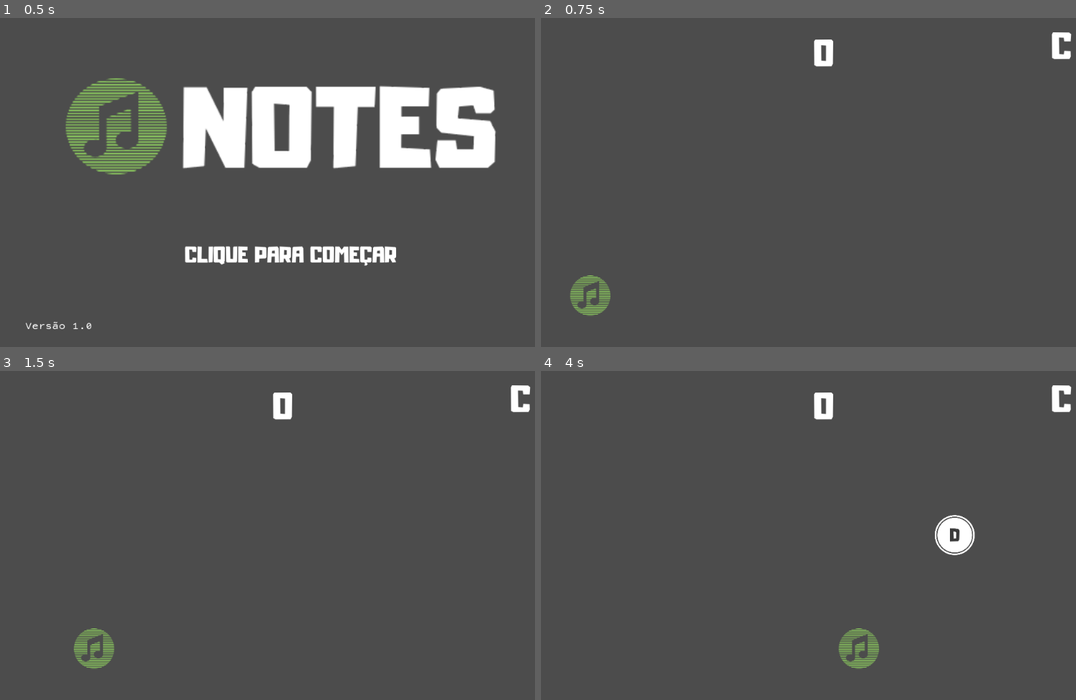
Above: before the commit, frames 1-4 (two rows, left to right).
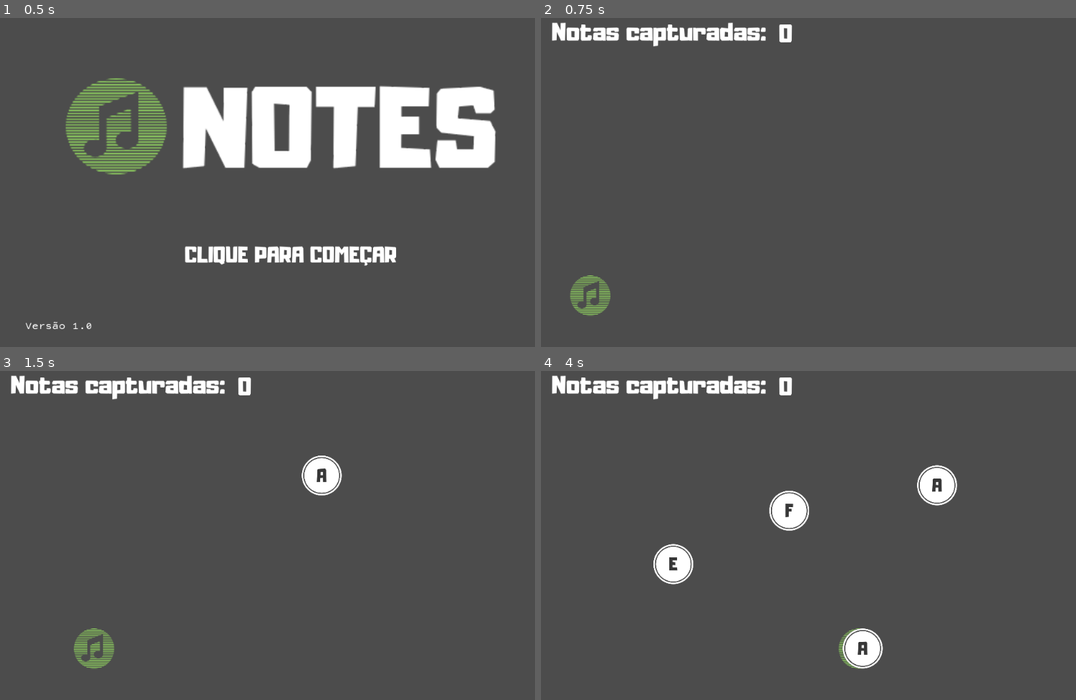
Above: after the commit, the same moments.

Repository: pedrohenriquebrandao/Notes
Game: Godot game, scene res://TitleScreen.tscn
Two runs of this game, one before a commit and one after it. Both use one fixed random seed, a clock stepped at 60 frames per second and the inputs below.
Inputs:
- Up to frame 1 (0.5 s): no input
- Up to frame 2 (0.75 s): click "CLIQUE PARA COMEÇAR" at 0.5 s
- Up to frame 3 (1.5 s): tap Enter at 1.25 s; hold Right (ui_right) from 1.28 s (still down)
- Up to frame 4 (4 s): release Right (ui_right) at 2.03 s; hold Left (ui_left) 2.03-2.78 s; hold Right (ui_right) from 2.78 s (still down)

Frame 1 is identical in both runs. In frame 2, 2.0% of the frame differs, in the area x 2-100%, y 1-15%; in frame 3, 2.7%; in frame 4, 5.3%, in the area x 2-100%, y 1-91%.

Commit message:
Update HUD

Diff:
--- a/HUD.tscn
+++ b/HUD.tscn
@@ -1,11 +1,11 @@
-[gd_scene load_steps=5 format=2]
+[gd_scene load_steps=6 format=2]
 
 [ext_resource path="res://HUD.gd" type="Script" id=1]
 [ext_resource path="res://fonts/adumu.ttf" type="DynamicFontData" id=2]
 
 [sub_resource type="DynamicFont" id=1]
 
-size = 60
+size = 40
 use_mipmaps = false
 use_filter = false
 font_data = ExtResource( 2 )
@@ -16,6 +16,14 @@
 size = 60
 use_mipmaps = true
 use_filter = true
+font_data = ExtResource( 2 )
+_sections_unfolded = [ "Font", "Settings" ]
+
+[sub_resource type="DynamicFont" id=3]
+
+size = 40
+use_mipmaps = false
+use_filter = false
 font_data = ExtResource( 2 )
 _sections_unfolded = [ "Font", "Settings" ]
 
@@ -34,10 +42,10 @@
 anchor_top = 0.0
 anchor_right = 0.0
 anchor_bottom = 0.0
-margin_left = 300.0
-margin_top = 30.0
-margin_right = 710.0
-margin_bottom = 130.0
+margin_left = 373.0
+margin_top = -7.0
+margin_right = 502.0
+margin_bottom = 93.0
 rect_pivot_offset = Vector2( 0, 0 )
 rect_clip_content = false
 mouse_filter = 2
@@ -59,10 +67,10 @@
 anchor_top = 0.0
 anchor_right = 0.0
 anchor_bottom = 0.0
-margin_left = 912.0
-margin_top = 37.0
-margin_right = 959.0
-margin_bottom = 125.0
+margin_left = 910.0
+margin_top = -2.0
+margin_right = 957.0
+margin_bottom = 86.0
 rect_pivot_offset = Vector2( 0, 0 )
 rect_clip_content = false
 mouse_filter = 2
@@ -70,8 +78,32 @@
 size_flags_horizontal = 1
 size_flags_vertical = 4
 custom_fonts/font = SubResource( 2 )
-text = "C"
 percent_visible = 1.0
 lines_skipped = 0
 max_lines_visible = -1
 _sections_unfolded = [ "custom_fonts" ]
+
+[node name="Notes" type="Label" parent="." index="2"]
+
+anchor_left = 0.0
+anchor_top = 0.0
+anchor_right = 0.0
+anchor_bottom = 0.0
+margin_left = 9.0
+margin_top = 4.0
+margin_right = 424.0
+margin_bottom = 77.0
+rect_pivot_offset = Vector2( 0, 0 )
+rect_clip_content = false
+mouse_filter = 2
+mouse_default_cursor_shape = 0
+size_flags_horizontal = 1
+size_flags_vertical = 4
+custom_fonts/font = SubResource( 3 )
+text = "Notas capturadas: "
+align = 1
+valign = 1
+percent_visible = 1.0
+lines_skipped = 0
+max_lines_visible = -1
+_sections_unfolded = [ "custom_fonts" ]
--- a/Main.tscn
+++ b/Main.tscn
@@ -1,10 +1,11 @@
-[gd_scene load_steps=8 format=2]
+[gd_scene load_steps=9 format=2]
 
 [ext_resource path="res://Main.gd" type="Script" id=1]
 [ext_resource path="res://Player.tscn" type="PackedScene" id=2]
 [ext_resource path="res://HUD.tscn" type="PackedScene" id=3]
 [ext_resource path="res://Position2D.gd" type="Script" id=4]
 [ext_resource path="res://Note.tscn" type="PackedScene" id=5]
+[ext_resource path="res://audio.ogg" type="AudioStream" id=6]
 
 [sub_resource type="Animation" id=1]
 
@@ -32,7 +33,7 @@
 loop = false
 step = 0.1
 
-[node name="Main" type="Node" index="0" groups=[
+[node name="Main" type="Node" groups=[
 "main",
 ]]
 
@@ -60,7 +61,7 @@
 [node name="Timer" type="Timer" parent="Spawn" index="0"]
 
 process_mode = 1
-wait_time = 2.0
+wait_time = 0.8
 one_shot = false
 autostart = true
 
@@ -75,4 +76,13 @@
 anims/mover_spawn = SubResource( 2 )
 blend_times = [  ]
 
+[node name="AudioStreamPlayer" type="AudioStreamPlayer" parent="." index="4"]
+
+stream = ExtResource( 6 )
+volume_db = 0.0
+pitch_scale = 1.0
+autoplay = true
+mix_target = 0
+bus = "Master"
+
 [connection signal="timeout" from="Spawn/Timer" to="Spawn" method="_on_Timer_timeout"]
--- a/Note.gd
+++ b/Note.gd
@@ -2,7 +2,7 @@
 
 export (int) var MIN_SPEED # minimum speed range
 export (int) var MAX_SPEED # maximum speed range
-var mob_types = ["A", "B", "C", "D", "E", "F"]
+var mob_types = ["A", "B", "C", "D", "E", "F", "G"]
 
 func _ready():
     $AnimatedSprite.animation = mob_types[randi() % mob_types.size()]
--- a/TitleScreen.tscn
+++ b/TitleScreen.tscn
@@ -14,7 +14,7 @@
 font_data = ExtResource( 4 )
 _sections_unfolded = [ "Font", "Settings" ]
 
-[node name="Node" type="Node"]
+[node name="Node" type="Node" index="0"]
 
 script = ExtResource( 1 )
 _sections_unfolded = [ "Transform" ]
